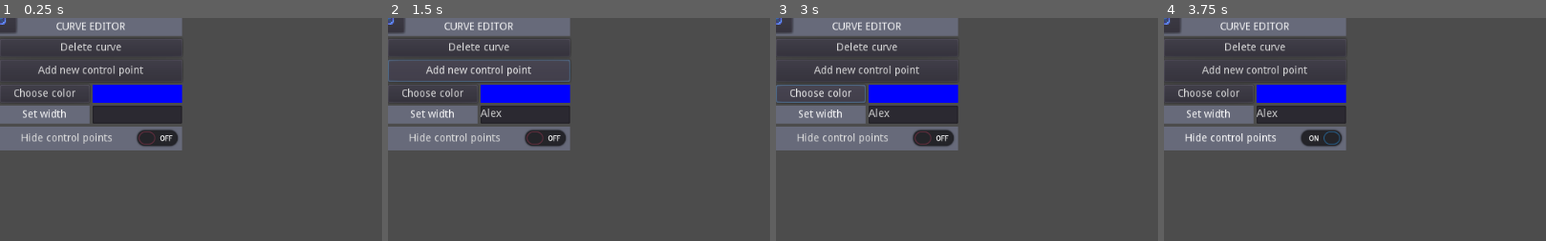
Above: before the commit, frames 1-4 (left to right).
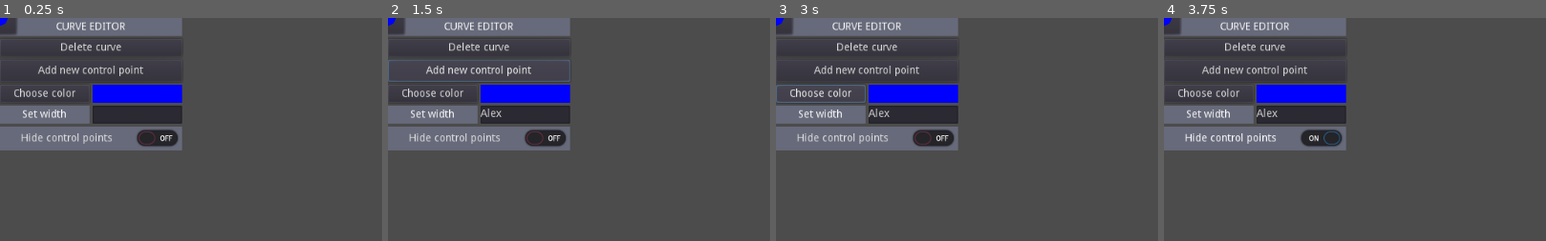
Above: after the commit, the same moments.

Repository: ZucchiniKing12/BezCurveMaker
Game: Godot game, scene res://BezCurve/ControlPoint.tscn
Same seed, same stepped clock (60 frames per second), same inputs: the game is played once before the commit and once after it. This scene is started directly instead of the project's main scene.
Inputs (mouse positions are % of the whole screen's width and height, from its top left):
- Up to frame 1 (0.25 s): no input
- Up to frame 2 (1.5 s): click (18, 22) at 0.52 s; type "Alex" at 0.6 s; click "Add new control point" at 1.25 s
- Up to frame 3 (3 s): click "Add new control point" at 2 s; click "Choose color" at 2.75 s
- Up to frame 4 (3.75 s): click "Hide control points" at 3.5 s
The pictures show only the part of the screen within x 0-50%, y 0-50%; the shares and areas given below are measured in that part.

The runs differ from the first frame. In frame 1, less than 0.1% of the frame differs, in the area x 0-4%, y 0-8%; in frame 2, less than 0.1%; in frame 3, less than 0.1%; in frame 4, less than 0.1%.
Error in both runs: Invalid set index 'width' (on base: 'Nil') with value of type 'float'. (res://UI/EditMenu/CurveEditor.gd:86)

Commit message:
WIP
- points now render little circles instead of texture
- fixed bugs related to console errors

Diff:
--- a/BezCurve/BezCurve.gd
+++ b/BezCurve/BezCurve.gd
@@ -27,20 +27,6 @@
 	add_child(render_config)
 	connect('curve2d_updated', render_config, '_on_curve2d_updated')
 	connect('tree_exiting', render_config, '_on_curve_exiting')
-
-func _process(delta):
-	if len(requests) > 0:
-		var latest_req = requests[len(requests) - 1]
-		requests.pop_back()
-
-	render_config.render_type = render_config.RENDER_TYPES.IDLE
-
-	for point in endpoints:
-		if point.get_node('DragButton').is_hovered() and !editing:
-			render_config.render_type = render_config.RENDER_TYPES.HOVER
-	for point in anchors:
-		if point.get_node('DragButton').is_hovered() and !editing:
-			render_config.render_type = render_config.RENDER_TYPES.HOVER
 
 func initialize(pos: Vector2):
 	curve = Curve2D.new()
@@ -78,10 +64,12 @@
 	CurveEditor.open()
 	CurveEditor.set_curve(self)
 	editing = true
+	render_config.curve_editing = true
 
 func on_editor_closed():
 	if editing:
 		editing = false
+		render_config.curve_editing = false
 
 func _on_hide_points(isHiding):
 	$EditButton.visible = !isHiding
@@ -108,12 +96,20 @@
 	emit_signal('curve2d_updated', curve)
 	request_render('curve2d')
 
-signal request_render
-
 var requests: Array
 
 func request_render(reason: String):
 	requests.push_back(reason)
 
-func _on_render_config_changed(change):
+func _on_render_config_changed():
 	request_render('config')
+
+func _process(_delta):
+	render_config.render_type = render_config.RENDER_TYPES.IDLE
+
+	for point in endpoints:
+		if point.get_node('DragButton').is_hovered() and !editing:
+			render_config.render_type = render_config.RENDER_TYPES.HOVER
+	for point in anchors:
+		if point.get_node('DragButton').is_hovered() and !editing:
+			render_config.render_type = render_config.RENDER_TYPES.HOVER
--- a/BezCurve/ControlPoint.gd
+++ b/BezCurve/ControlPoint.gd
@@ -5,16 +5,14 @@
 var endpoint_index = -1
 var parent_curve
 
-var t1 = preload("res://BezCurve/point.png")
-var t2 = preload("res://BezCurve/small_point.png")
+const edit_texture = preload("res://BezCurve/point.png")
+const idle_texture = preload("res://BezCurve/small_point.png")
 
 func _ready():
 	$DragButton.connect("button_down", self, '_on_button_down')
 	$DragButton.connect("button_up", self, '_on_button_up')
 
 func _process(_delta):
-	$DragButton.icon = t1 if is_endpoint else t2
-
 	if editing():
 		position = get_global_mouse_position()
 		emit_signal('position_moved', name, position)
--- a/BezCurve/ControlPoint.tscn
+++ b/BezCurve/ControlPoint.tscn
@@ -1,14 +1,16 @@
 [gd_scene load_steps=3 format=2]
 
 [ext_resource path="res://BezCurve/ControlPoint.gd" type="Script" id=1]
-[ext_resource path="res://BezCurve/point.png" type="Texture" id=2]
+[ext_resource path="res://BezCurve/DragButton.gd" type="Script" id=3]
 
 [node name="Point" type="Position2D"]
 script = ExtResource( 1 )
 
 [node name="DragButton" type="Button" parent="."]
 margin_left = -22.0
-margin_top = -18.0
+margin_top = -22.0
 margin_right = 22.0
-margin_bottom = 20.0
-icon = ExtResource( 2 )
+margin_bottom = 22.0
+rect_min_size = Vector2( 44, 44 )
+icon_align = 1
+script = ExtResource( 3 )
--- /dev/null
+++ b/BezCurve/DragButton.gd
@@ -0,0 +1,4 @@
+extends Button
+
+func _draw():
+	draw_circle(rect_position + rect_size, 10, Color.blue)
--- a/BezCurve/RenderConfig.gd
+++ b/BezCurve/RenderConfig.gd
@@ -3,42 +3,46 @@
 
 enum RENDER_TYPES {IDLE, HOVER, EDIT}
 
+export var curve_editing = false setget set_curve_editing
+func set_curve_editing(ce):
+	request_change()
+	curve_editing = ce
+
 export var render_type = RENDER_TYPES.IDLE setget set_render_type
 func set_render_type(type):
-	request_change('render_type', type, render_type)
+	request_change()
 	render_type = type
 
 var active = true
+signal deactivate
 
 func _on_curve_exiting():
-	request_change('active', true, false)
+	request_change()
 	active = false
-	emit_signal("tree_exiting", name)
+	emit_signal('deactivate', name)
+	queue_free()
 
 func _on_curve2d_updated(curve2d: Curve2D):
 	set_points(curve2d.tessellate(6))
 
 var points: PoolVector2Array setget set_points
 func set_points(p: PoolVector2Array):
-	request_change('points', p, points)
+	request_change()
 	points = p
 
 var color: Color setget set_color
 func set_color(c: Color):
-	request_change('color', c, color)
+	request_change()
 	color = c
 
 var width: float setget set_width
 func set_width(w):
-	request_change('width', w, width)
+	request_change()
 	width = w
 
 var requests := Array()
 
 signal render_config_changed
 
-func request_change(_type, _new, _old):
+func request_change():
 	emit_signal('render_config_changed')
-
-func _process(_delta):
-	print(render_type)
--- a/Main/Main.gd
+++ b/Main/Main.gd
@@ -12,12 +12,11 @@
 
 var PackedBezcurve = preload("res://BezCurve/BezCurve.tscn")
 
-func create_new_curve(pos: Vector2) -> BezCurve:
+func create_new_curve(pos: Vector2):
 	var newcurve = PackedBezcurve.instance()
 	newcurve.initialize(pos)
 	$Curves.add_child(newcurve)
 	register(newcurve)
-	return newcurve
 
 func is_mouse_over_editor():
 	return get_global_mouse_position().x <= CurveEditor.rect_size.x
@@ -27,7 +26,11 @@
 func register(curve: BezCurve):
 	render_configs[curve.render_config.name] = curve.render_config
 	curve.render_config.connect('render_config_changed', self, '_on_render_config_changed')
+	curve.render_config.connect('deactivate', self, '_on_render_config_deactivate')
 	connect('hide_points', curve, '_on_hide_points')
+
+func _on_render_config_deactivate(name):
+	render_configs.erase(name)
 
 signal hide_points
 
@@ -41,11 +44,21 @@
 	for c in render_configs:
 		var config = render_configs[c]
 		if config.active:
+			# we get an error if we pass less than 2 points to draw_polyline,
+			# hence we control for that (bc errors are Bad)
+			var points = config.points
+			if len(points) == 0:
+				continue
+			if len(points) <= 2:
+				points.push_back(Vector2(points[len(points) - 1].x, points[len(points) - 1].y))
 			var color = config.color
 			if config.render_type == config.RENDER_TYPES.HOVER:
 				color += Color(0.5, 0.5, 0.5, 1)
 			color = clamp_color(color)
-			draw_polyline(config.points, color, config.width)
+			draw_polyline(points, color, config.width)
+			var rad = max(10, config.width) if config.curve_editing else config.width * 0.5
+			draw_circle(points[0], rad, color)
+			draw_circle(points[len(points) - 1], rad, color)
 
 func clamp_color(color: Color):
 	return Color(min(color.r, 1), min(color.g, 1), min(color.b, 1), min(color.a, 1))
--- a/UI/EditMenu/CurveEditor.gd
+++ b/UI/EditMenu/CurveEditor.gd
@@ -20,9 +20,9 @@
 	if len(CPEs) < len(current_curve.endpoints) + len(current_curve.anchors):
 		if len(CPEs) == 0 and len(CPEs) < 4:
 			for cpoint in current_curve.endpoints:
-				create_CPE(cpoint)
+				CPEs.push_back(create_CPE(cpoint))
 			for cpoint in current_curve.anchors:
-				create_CPE(cpoint)
+				CPEs.push_back(create_CPE(cpoint))
 	current_curve.update_curve2d()
 
 func create_CPE(cpoint: ControlPoint) -> ControlPointEditor:
@@ -31,7 +31,6 @@
 	newCPE.point_position = cpoint.position
 	newCPE.point = cpoint
 	newCPE.label_text = cpoint.label()
-	CPEs.push_back(newCPE)
 	add_child(newCPE)
 	return newCPE
 
@@ -41,12 +40,13 @@
 	if !current_curve:
 		return
 	var newcpoint = current_curve.create_new_cpoint(Vector2(260, 20), false)
-	create_CPE(newcpoint)
+	CPEs.push_back(create_CPE(newcpoint))
 
 func _on_DeleteButton_pressed():
 	if !current_curve:
 		return
 	current_curve.queue_free()
+	current_curve.render_config.queue_free()
 	close()
 
 var is_open := false
